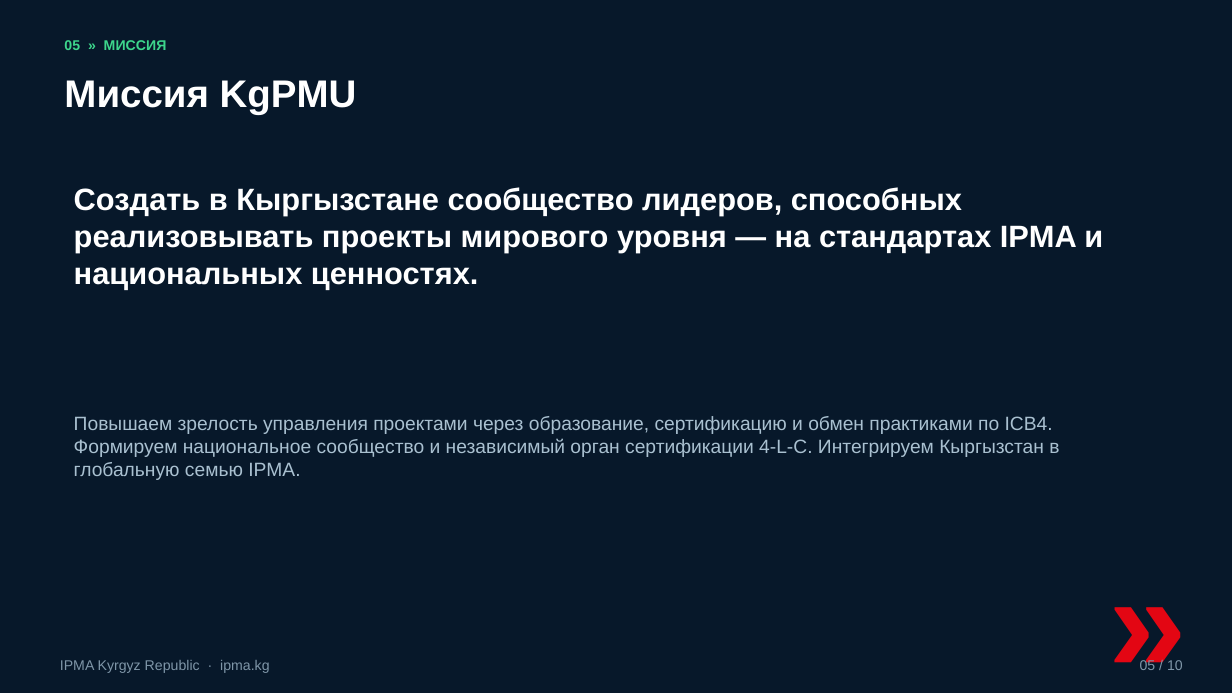
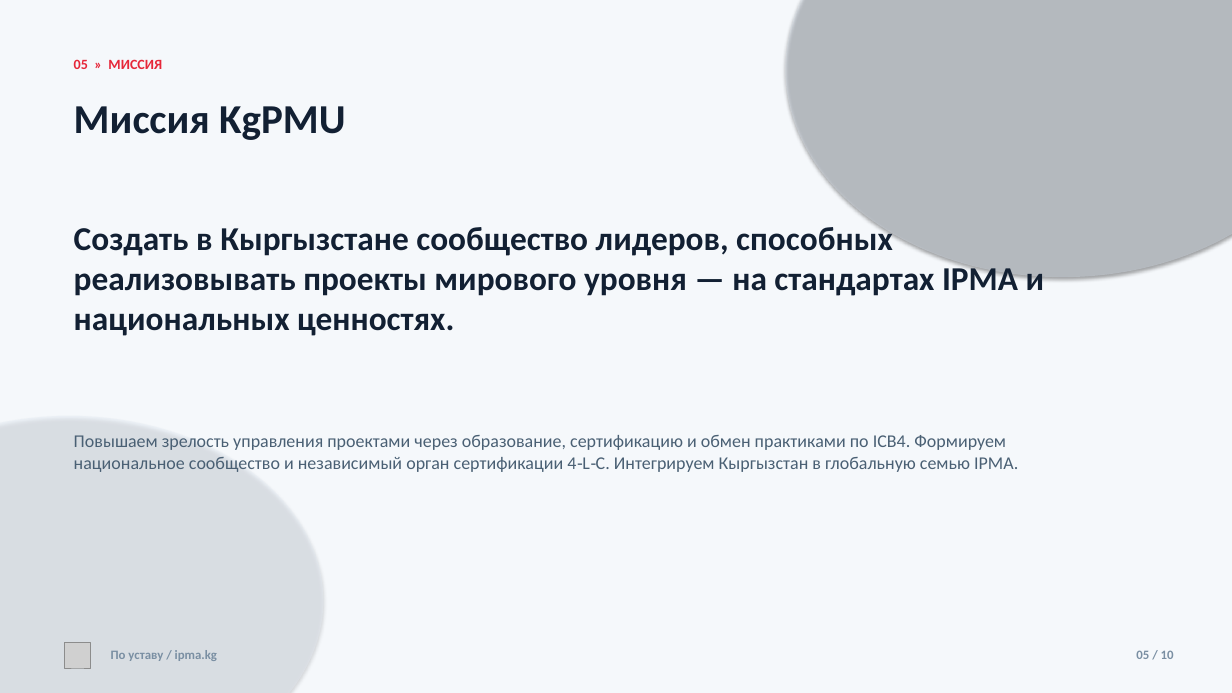
Before and after one commit to umekishev/umekishev, a slide deck: slide 5 of presentations/IPMA_Kyrgyzstan_CoD_Presentation.pptx. Drawn at 1232x693 pixels with LibreOffice and Linux fonts; fonts in the diff are those of the drawing; grey boxes stand for pictures. Boxes give left, top, right and bottom in pixels: in the first picture for what was removed or moved away, otherwise in the second. Text is boxed around its words. In the diff, an @@ line names an element or a change of style, - is before the commit and + after.

```diff
--- a/presentations/IPMA_Kyrgyzstan_CoD_Presentation.pptx
+++ b/presentations/IPMA_Kyrgyzstan_CoD_Presentation.pptx
@@ rectangle at (x1=0, y1=0, x2=1232, y2=693): fill #07182A to #F5F8FB @@
@@ ellipse added at (x1=786, y1=0, x2=1232, y2=277), fill #DCE6F2 at 35% opacity @@
@@ text "05 » МИССИЯ" moved from (x1=64, y1=40, x2=167, y2=50) to (x1=74, y1=59, x2=162, y2=69) @@
@@ text "05 » МИССИЯ" at (x1=74, y1=59, x2=162, y2=69): font Arial to Calibri, text colour #3DD68C to #E62739 @@
@@ text "Миссия KgPMU" moved from (x1=64, y1=80, x2=357, y2=115) to (x1=74, y1=106, x2=345, y2=140) @@
@@ text "Миссия KgPMU" at (x1=74, y1=106, x2=345, y2=140): size 30 to 32 pt, font Arial to Calibri, text colour #FFFFFF to #122033 @@
@@ text "Создать в Кыргызстане сообщество лидеров, ..." moved from (x1=74, y1=187, x2=1103, y2=290) to (x1=74, y1=223, x2=1045, y2=336) @@
@@ text "Создать в Кыргызстане сообщество лидеров, ..." at (x1=74, y1=223, x2=1045, y2=336): size 24 to 26 pt, font Arial to Calibri, text colour #FFFFFF to #122033 @@
@@ ellipse added at (x1=0, y1=416, x2=323, y2=693), fill #E3EBF4 at 40% opacity @@
@@ text "Повышаем зрелость управления проектами через ..." moved from (x1=74, y1=416, x2=1059, y2=480) to (x1=74, y1=435, x2=1018, y2=472) @@
@@ text "Повышаем зрелость управления проектами через ..." at (x1=74, y1=435, x2=1018, y2=472): size 15 to 14 pt, font Arial to Calibri, text colour #A9C0D0 to #4A6074 @@
@@ text removed at (x1=1100, y1=527, x2=1232, y2=656) @@
-»
@@ picture added at (x1=65, y1=642, x2=91, y2=668) @@
@@ text at (x1=111, y1=650, x2=217, y2=661): text changed; size 11 to 10 pt; font Arial to Calibri; text colour #7F96A8 to #7A8FA3; bold on @@
-IPMA Kyrgyz Republic · ipma.kg
+По уставу / ipma.kg
@@ text "05 / 10" moved from (x1=1140, y1=658, x2=1183, y2=670) to (x1=1136, y1=650, x2=1174, y2=659) @@
@@ text "05 / 10" at (x1=1136, y1=650, x2=1174, y2=659): size 11 to 10 pt, font Arial to Calibri, text colour #7F96A8 to #7A8FA3, bold on @@
```
Also in this commit, not shown: 9 other slides changed.
